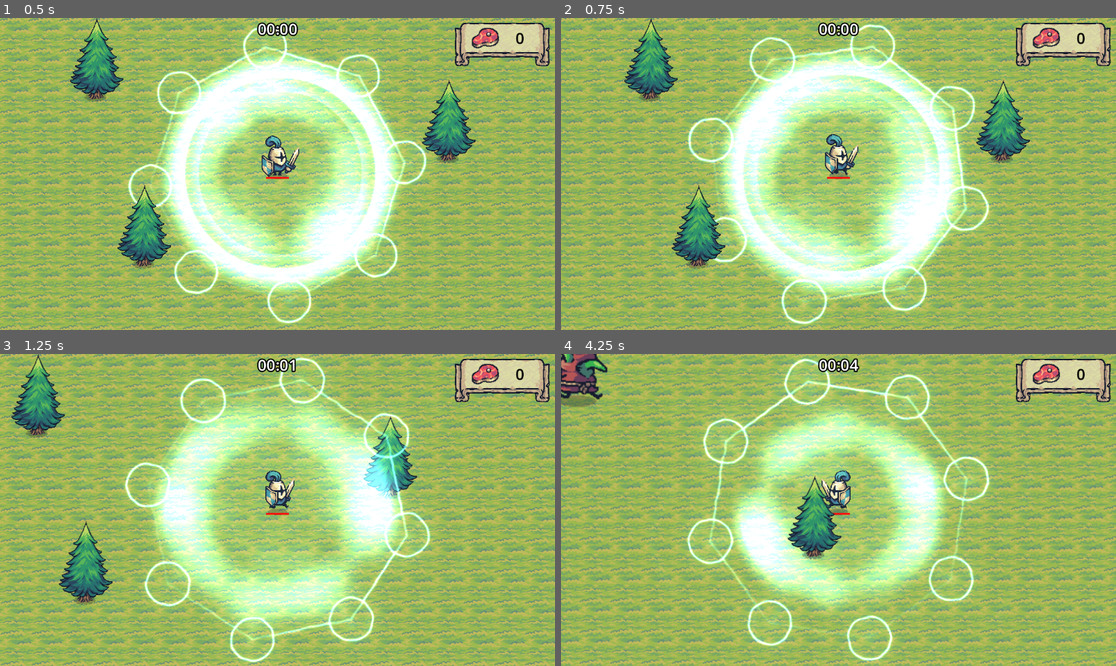
Above: before the commit, frames 1-4 (two rows, left to right).
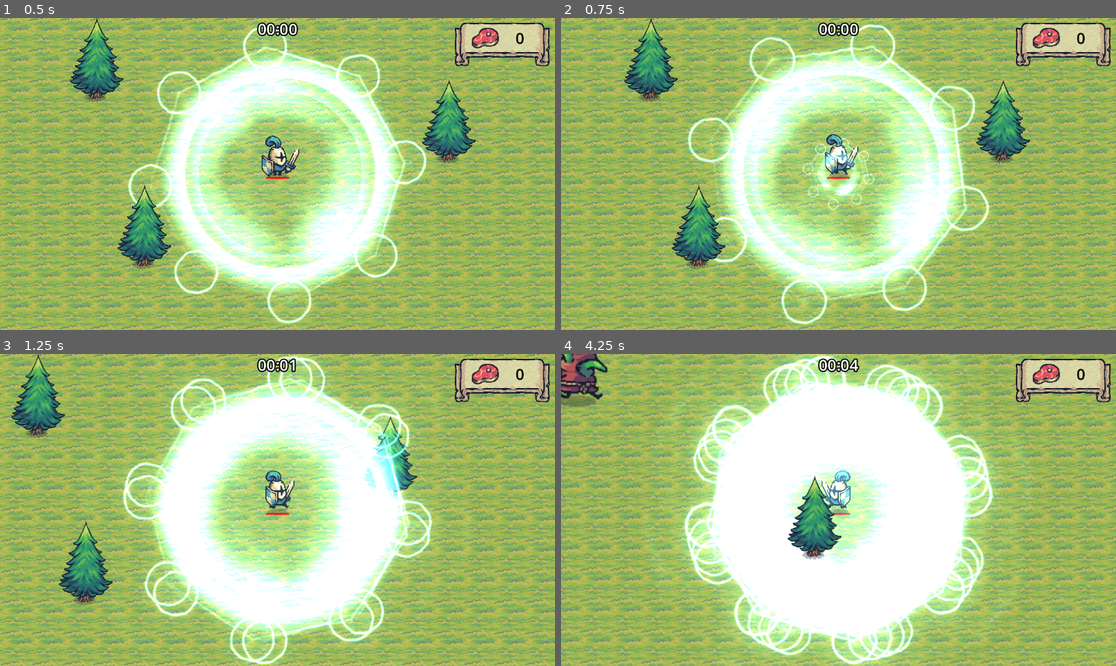
Above: after the commit, the same moments.

Repository: GracilianoOG/godot-dio-tiny-swords
Game: Godot game, scene res://main.tscn
The game is run twice, just before and just after one commit, with the same random seed, the same clock (stepped at 60 frames per second) and the same inputs.
Inputs (mouse positions are in pixels of both pictures, inside the frame that each line leads up to):
- Up to frame 1 (0.5 s): no input
- Up to frame 2 (0.75 s): move the mouse to (960, 158) at 0.52 s; hold D (move_right) from 0.53 s (still down); tap F (special) at 0.6 s
- Up to frame 3 (1.25 s): keep holding D (move_right)
- Up to frame 4 (4.25 s): move the mouse to (727, 525) at 1.27 s; release D (move_right) at 1.28 s; hold S (move_down) 1.28-2.03 s; click (727, 525) at 1.35 s; tap F (special) at 1.55, 2.1, 2.85, 3.8 s; move the mouse to (894, 441) at 2.02 s; hold D (move_right) 2.03-2.78 s; move the mouse to (810, 572) at 2.77 s; hold W (move_up) 2.78-3.53 s; move the mouse to (1005, 556) at 3.52 s; hold A (move_left) from 3.53 s (still down); click (1005, 556) at 3.6 s

Frame 1 is identical in both runs. In frame 2, 1.2% of the frame differs, in the area x 43-57%, y 38-62%; in frame 3, 24%; in frame 4, 38%, in the area x 21-78%, y 0-100%.

Commit message:
Add special function to execute ritual

Diff:
--- a/player/player.gd
+++ b/player/player.gd
@@ -54,6 +54,9 @@
 	update_attack_cooldown(delta)
 	if Input.is_action_just_pressed("attack"):
 		attack()
+
+	if Input.is_action_just_pressed("special"):
+		special()
 
 	# Process animation and sprite rotation
 	play_run_idle_animation()
@@ -146,6 +149,12 @@
 
 	# Set attack to true
 	is_attacking = true
+
+
+func special():
+	var ritual = ritual_scene.instantiate()
+	ritual.damage_amount = ritual_damage
+	add_child(ritual)
 
 
 func deal_damage():
